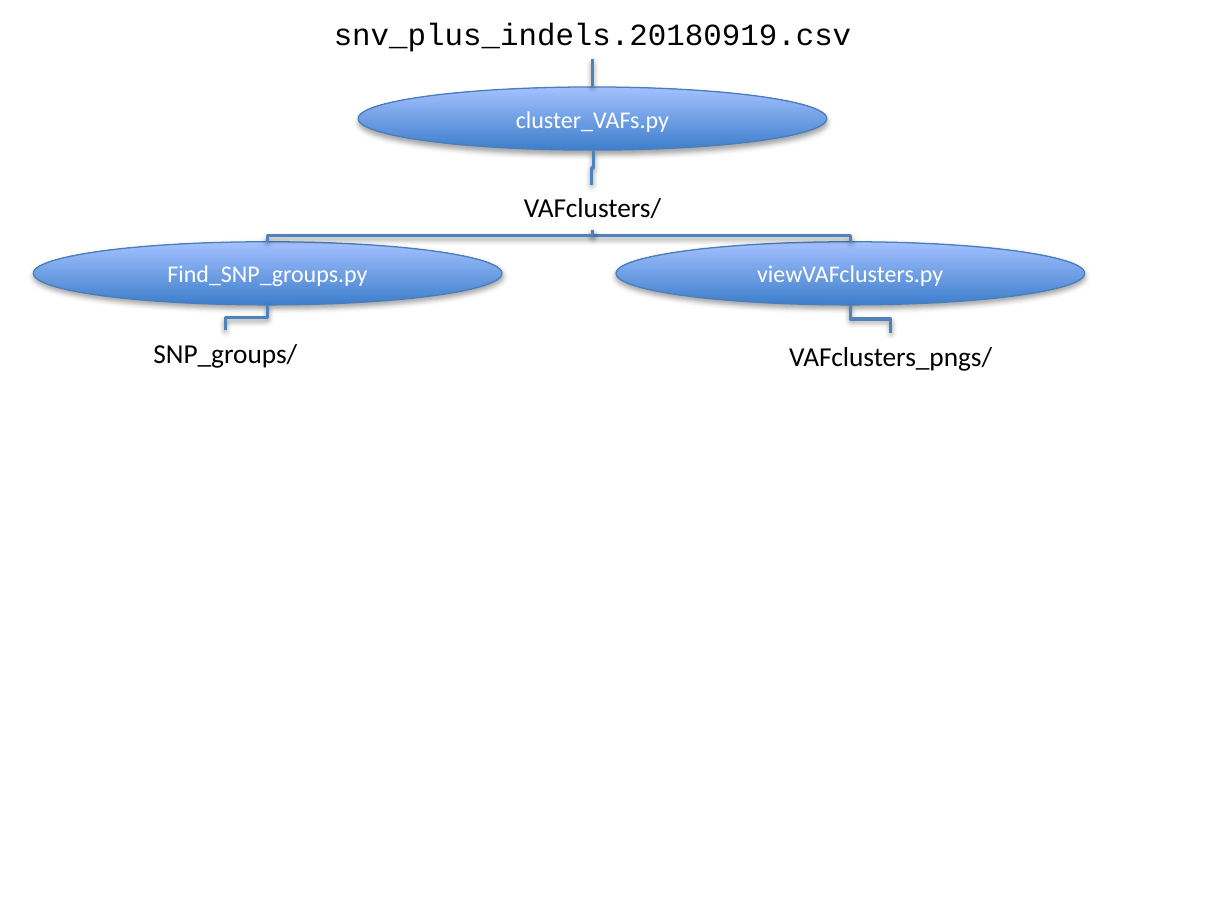
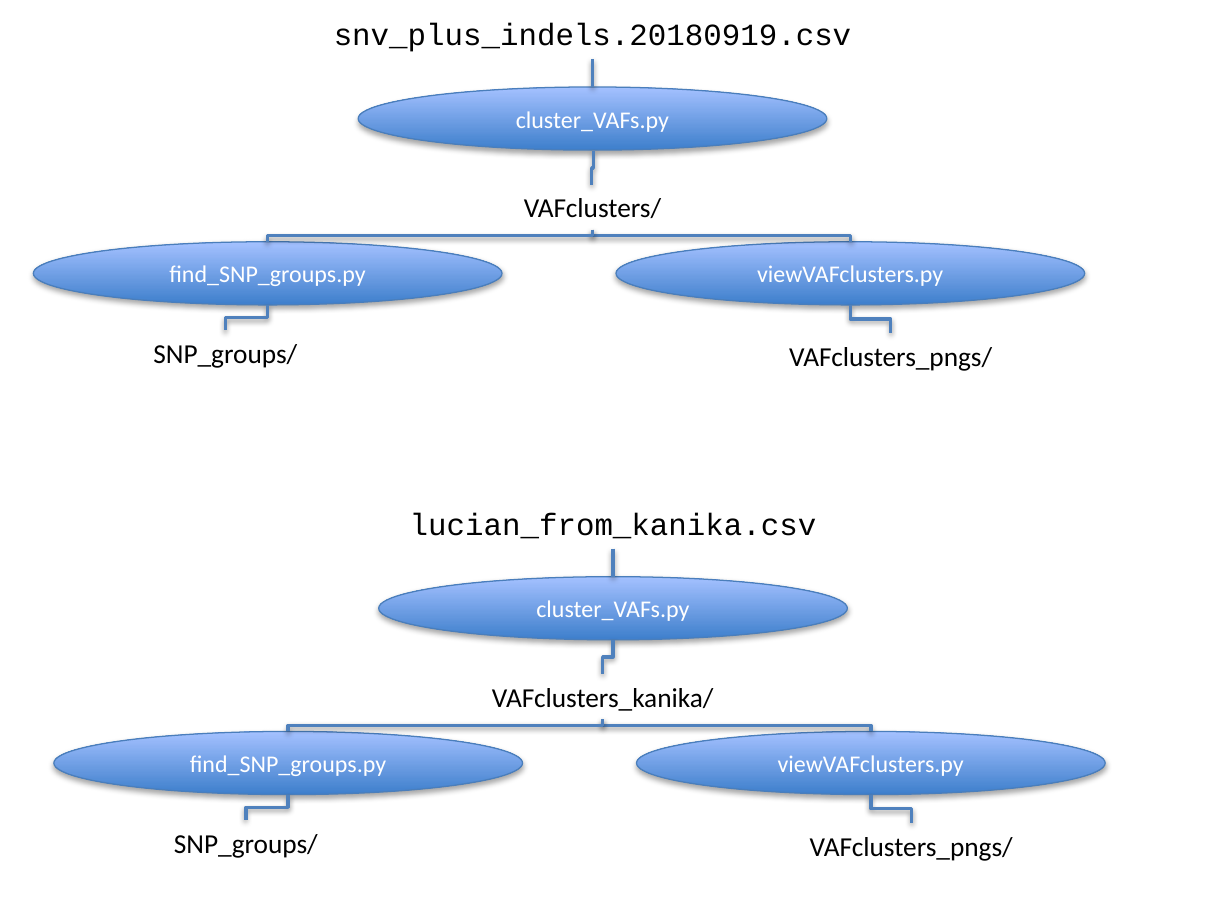
Before and after one commit to luciansmith/kuhner-python, a slide deck: slide 7 of Python program structure.pptx. Drawn at 1232x924 pixels with LibreOffice and Linux fonts; fonts in the diff are those of the drawing. Boxes give left, top, right and bottom in pixels: in the first picture for what was removed or moved away, otherwise in the second. Text is boxed around its words. In the diff, an @@ line names an element or a change of style, - is before the commit and + after.

```diff
--- a/Python program structure.pptx
+++ b/Python program structure.pptx
@@ text in ellipse at (x1=169, y1=265, x2=365, y2=286): text changed @@
-Find_SNP_groups.py
+find_SNP_groups.py
@@ text added at (x1=410, y1=513, x2=817, y2=539), 18 pt, text #000000 @@
+lucian_from_kanika.csv
@@ elbow line added from (614, 548) to (614, 577), #4F81BD 2 pt @@
@@ ellipse added at (x1=378, y1=577, x2=846, y2=639), fill gradient #3F80CE to #A4C4FF, outline #4B7EBC 0.75 pt, 14 pt, text #FFFFFF @@
+cluster_VAFs.py
@@ elbow line added from (614, 639) to (602, 674), #4F81BD 2 pt @@
@@ text added at (x1=492, y1=688, x2=714, y2=711), 16 pt, text #000000 @@
+VAFclusters_kanika/
@@ elbow line added from (602, 719) to (288, 732), #4F81BD 2 pt @@
@@ elbow line added from (602, 719) to (871, 732), #4F81BD 2 pt @@
@@ ellipse added at (x1=54, y1=732, x2=522, y2=795), fill gradient #3F80CE to #A4C4FF, outline #4B7EBC 0.75 pt, 14 pt, text #FFFFFF @@
+find_SNP_groups.py
@@ ellipse added at (x1=637, y1=732, x2=1105, y2=795), fill gradient #3F80CE to #A4C4FF, outline #4B7EBC 0.75 pt, 14 pt, text #FFFFFF @@
+viewVAFclusters.py
@@ elbow line added from (288, 795) to (246, 821), #4F81BD 2 pt @@
@@ elbow line added from (871, 795) to (912, 823), #4F81BD 2 pt @@
@@ text added at (x1=174, y1=834, x2=318, y2=858), 16 pt, text #000000 @@
+SNP_groups/
@@ text added at (x1=810, y1=837, x2=1013, y2=861), 16 pt, text #000000 @@
+VAFclusters_pngs/
```
Also in this commit, not shown: 5 other files.
